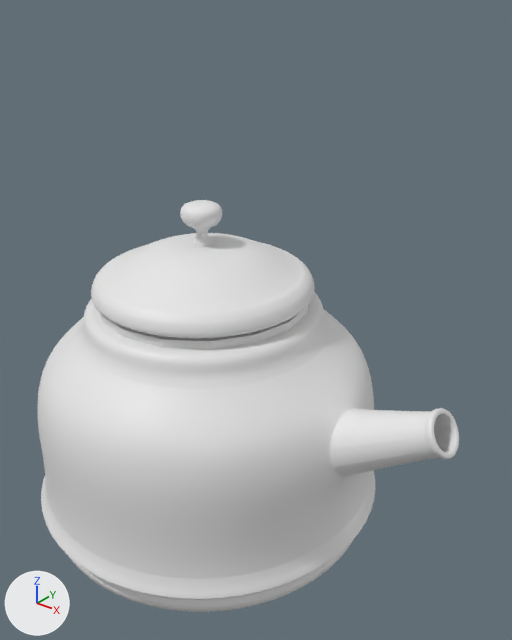
Two versions of the Blender file Aug 8 Teapot.blend, one commit apart.
The view is the same before and after, from a 50 mm camera at (2.48, -2.64, 3.0) aimed at (0.35, 0.03, 1.34). Arrows for +X, +Y and +Z are at lower left; the lights stay in place.
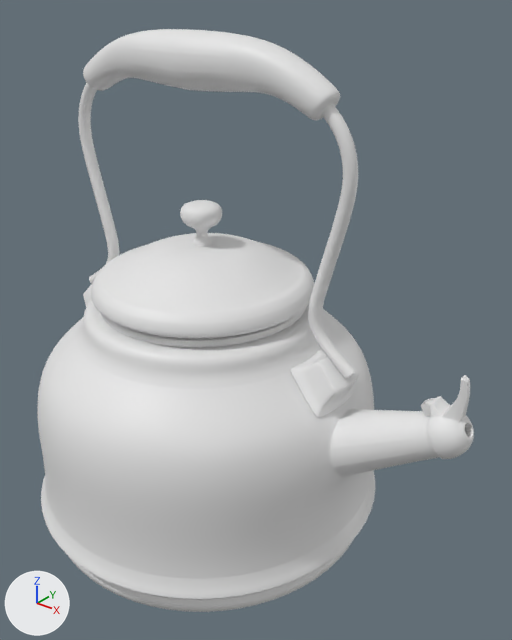
Commit message: Aug 11 Teapot part 3

Edits to the bpy script that builds the scene:
```text
Add me_cube_002:
    me_cube_002.from_pydata(...)  # 184 vertices, 176 faces; spans x -1.0..1.0, y -1.0..1.0, z -1.18..1.0
    me_cube_002.polygons.foreach_set('use_smooth', [True] * 176)
Add me_sphere:
    me_sphere.from_pydata(...)  # 375 vertices, 366 faces; spans x -0.33..0.163, y -0.163..0.163, z -0.05..0.271
    me_sphere.polygons.foreach_set('use_smooth', [True] * 366)
Add me_cube:
    me_cube.from_pydata(...)  # 100 vertices, 93 faces; spans x 0.0..5.76, y -1.15..1.16, z -3.55..-1.1
    me_cube.polygons.foreach_set('use_smooth', [True] * 93)
Add me_circle_007:
    me_circle_007.from_pydata(...)  # 348 vertices, 338 faces; spans x -0.98..0.98, y -0.04..0.04, z 1.21..2.7
    me_circle_007.polygons.foreach_set('use_smooth', [True] * 338)
Add me_circle_005:
    me_circle_005.from_pydata(...)  # 174 vertices, 164 faces; spans x -0.102..0.181, y -0.178..0.179, z -0.077..0.174
    me_circle_005.polygons.foreach_set('use_smooth', [True] * 164)
Add ob_cube_001:
    ob_cube_001 = bpy.data.objects.new('Cube.001', me_cube_002)
    ob_cube_001.location = (1.382, 0.0, 1.227)
    ob_cube_001.rotation_euler = (0.0, -0.524, 0.0)  # degrees (0, -30, 0)
    ob_cube_001.scale = (0.0289, 0.0289, 0.0289)
    _m = ob_cube_001.modifiers.new('Subdivision', 'SUBSURF')
    _m.levels = 2
Add ob_sphere_001:
    ob_sphere_001 = bpy.data.objects.new('Sphere.001', me_sphere)
    ob_sphere_001.location = (1.474, 0.0, 1.126)
    ob_sphere_001.rotation_euler = (0.0, 1.052, 0.0)  # degrees (0, 60, 0)
    ob_sphere_001.scale = (0.766, 0.766, 0.766)
    _m = ob_sphere_001.modifiers.new('Subdivision', 'SUBSURF')
    _m.levels = 2
Add ob_cube:
    ob_cube = bpy.data.objects.new('Cube', me_cube)
    ob_cube.location = (0.0, 0.0, 2.922)
    ob_cube.scale = (0.14, 0.14, 0.14)
    _m = ob_cube.modifiers.new('Subdivision', 'SUBSURF')
    _m = ob_cube.modifiers.new('Mirror', 'MIRROR')
    _m.use_clip = True
Add ob_circle_006:
    ob_circle_006 = bpy.data.objects.new('Circle.006', me_circle_007)
    ob_circle_006.location = (0.0, 0.0, 0.0)
    _m = ob_circle_006.modifiers.new('Subdivision', 'SUBSURF')
Add ob_circle_005:
    ob_circle_005 = bpy.data.objects.new('Circle.005', me_circle_005)
    ob_circle_005.location = (-0.78, 0.0, 1.139)
    ob_circle_005.rotation_euler = (-0.00586, -0.164, -0.00845)  # degrees (-0.3, -9.4, -0.5)
    ob_circle_005.scale = (-1.0, 1.0, 1.0)
    _m = ob_circle_005.modifiers.new('Subdivision', 'SUBSURF')
    _m.levels = 2
Add ob_circle_004:
    ob_circle_004 = bpy.data.objects.new('Circle.004', me_circle_005.copy())
    ob_circle_004.location = (0.787, 0.0, 1.136)
    ob_circle_004.rotation_euler = (0.0, 0.0684, 0.0)  # degrees (0, 3.9, 0)
    _m = ob_circle_004.modifiers.new('Subdivision', 'SUBSURF')
    _m.levels = 2
```

Location of each change, (x1, y1, x2, y2) in pixels of the pictures (512 x 640 px):
'Cube', added
    after: (83, 29, 340, 120)
'Circle.006', added
    after: (78, 83, 358, 379)
'Circle.004', added
    after: (291, 350, 359, 417)
'Sphere.001', added
    after: (426, 375, 474, 459)
'Cube.001', added
    after: (421, 398, 435, 417)
'Circle.005', added
    after: (83, 283, 93, 306)
